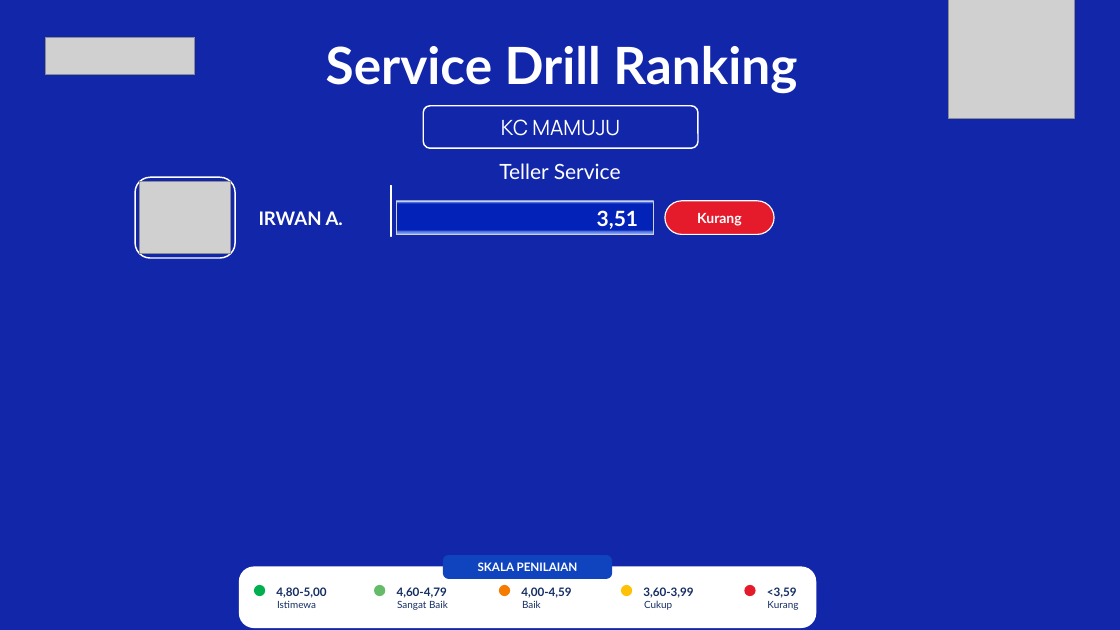
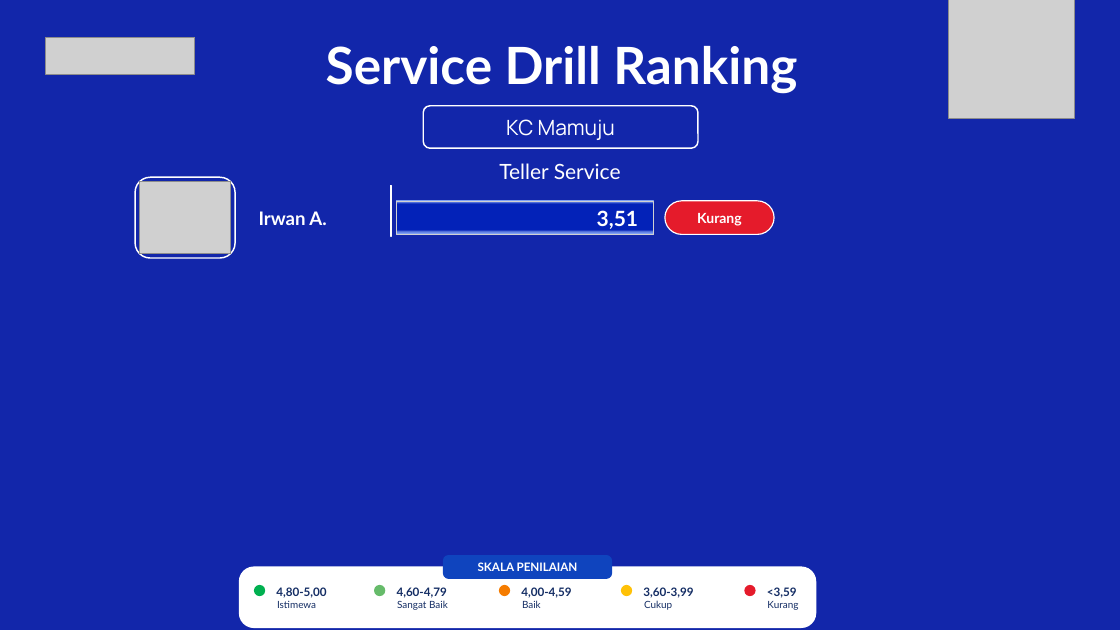
Before and after one commit to hengkiyudijanto/btn-sip, a slide deck: slide 2 of ranking-prod.pptx. Drawn at 1120x630 pixels with LibreOffice and Linux fonts; fonts in the diff are those of the drawing; grey boxes stand for pictures; background and template pictures are left out. Boxes give left, top, right and bottom in pixels: in the first picture for what was removed or moved away, otherwise in the second. Text is boxed around its words. In the diff, an @@ line names an element or a change of style, - is before the commit and + after.

```diff
--- a/ranking-prod.pptx
+++ b/ranking-prod.pptx
@@ text at <box>506,119,615,140</box>: text changed @@
-KC MAMUJU
+KC Mamuju
@@ text at <box>259,211,326,225</box>: text changed @@
-IRWAN A.
+Irwan A.
```
Also in this commit, not shown: 23 other files.
